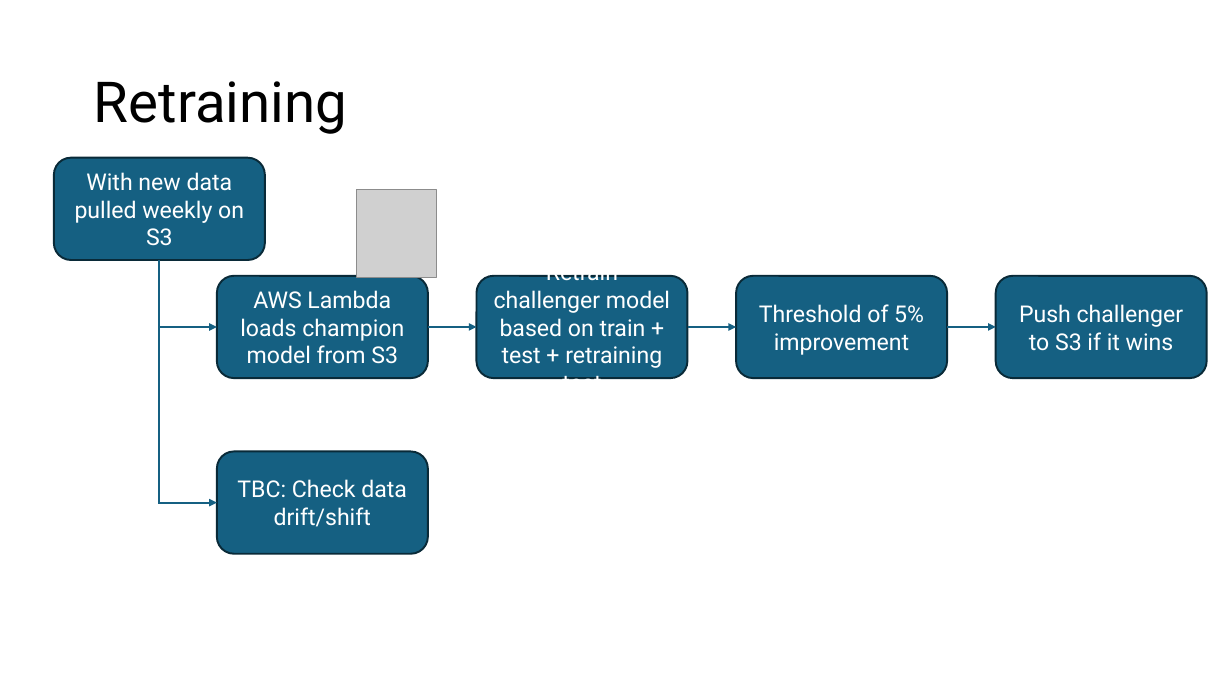
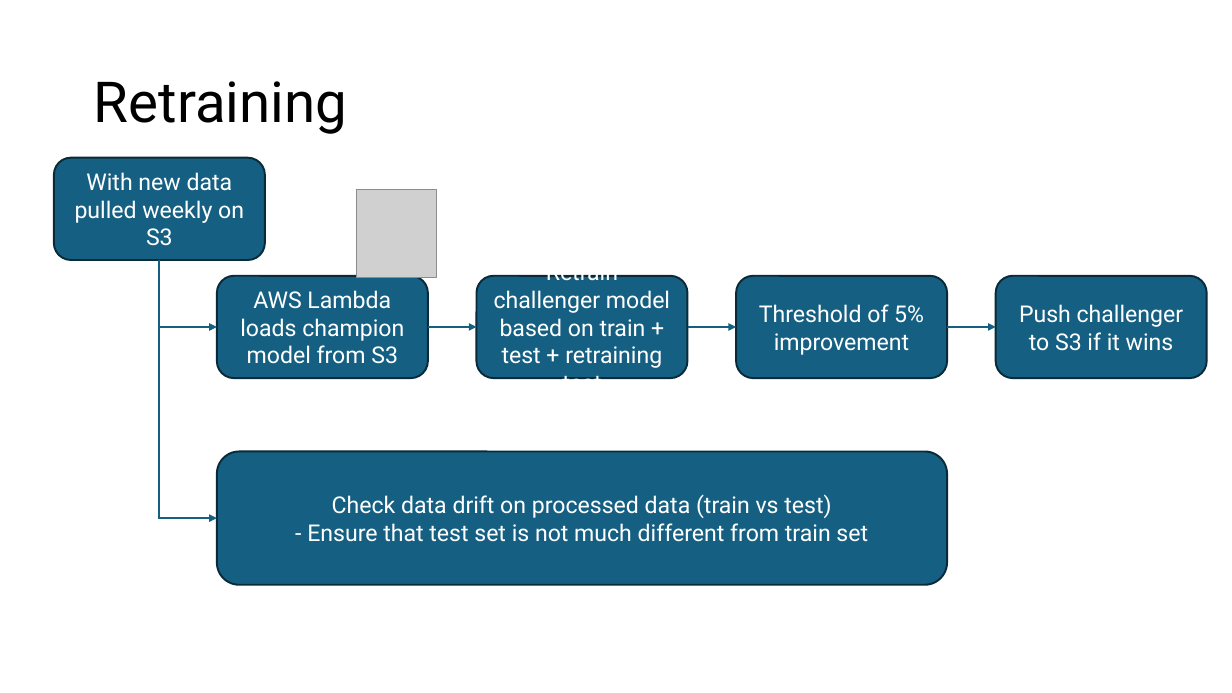
Before and after one commit to ziyu-toh/hdb-resale-prediction, a slide deck: slide 10 of docs/Architecture Overview.pptx. Drawn at 1232x693 pixels with LibreOffice and Linux fonts; fonts in the diff are those of the drawing; grey boxes stand for pictures. Boxes give left, top, right and bottom in pixels: in the first picture for what was removed or moved away, otherwise in the second. Text is boxed around its words. In the diff, an @@ line names an element or a change of style, - is before the commit and + after.

Commit message:
initiated implementing data validation checks. Start off with detection of new catgegories

```diff
--- a/docs/Architecture Overview.pptx
+++ b/docs/Architecture Overview.pptx
@@ elbow arrow moved from (159, 260) - (217, 503) to (160, 260) - (217, 518) @@
@@ rounded rectangle "Check data drift on processed ...": place and size @@
-rounded rectangle "Check data drift on processed ..." at <box>217,452,428,555</box>
+rounded rectangle "Check data drift on processed ..." at <box>217,452,947,585</box>
@@ text in rounded rectangle at <box>307,494,868,542</box>: text changed @@
-TBC: Check data drift/shift
+Check data drift on processed data (train vs test)
+- Ensure that test set is not much different from train set
```
Also in this commit, not shown: 1 other file.
